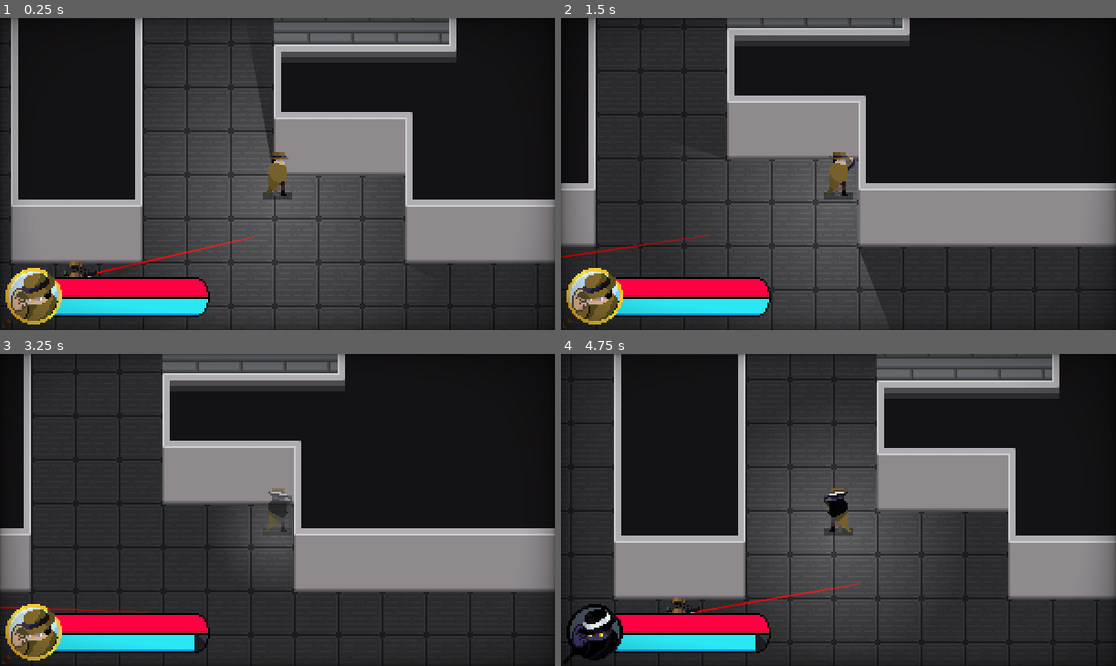
Above: before the commit, frames 1-4 (two rows, left to right).
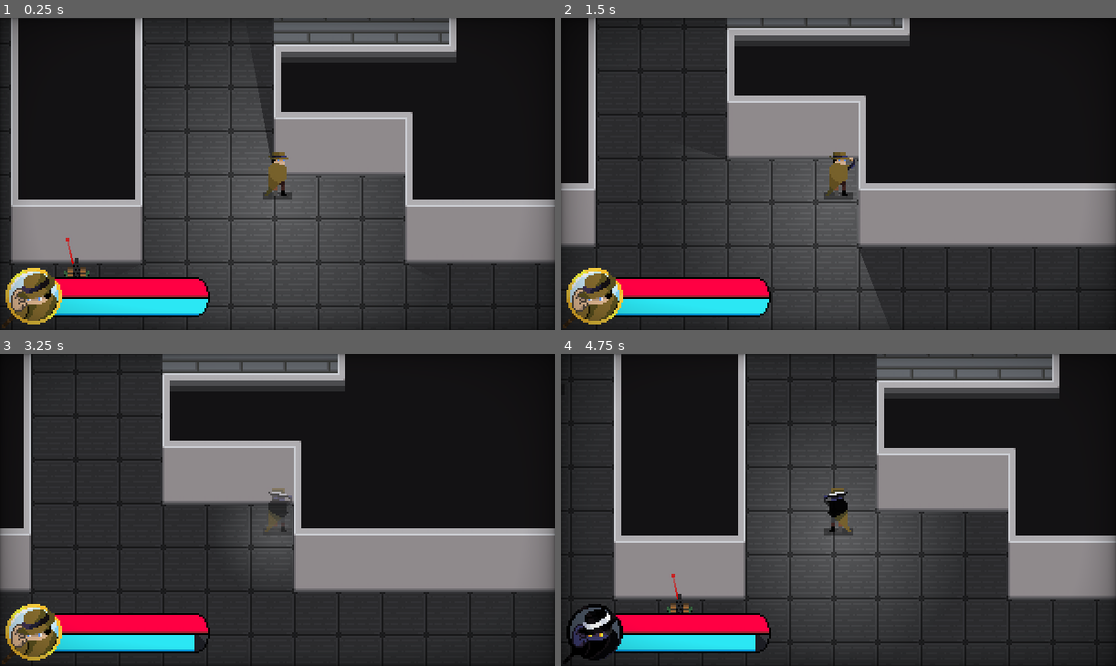
Above: after the commit, the same moments.

Repository: Cabidge/SGD1
Game: Godot game, scene res://assets/Main.tscn
Two runs of this game, one before a commit and one after it. Both use one fixed random seed, a clock stepped at 60 frames per second and the inputs below. The engine's default icon, where the game draws it, is replaced by a stand-in: a white triangle on a blue panel in a dark square.
Inputs (mouse positions are in pixels of both pictures, inside the frame that each line leads up to):
- Up to frame 1 (0.25 s): no input
- Up to frame 2 (1.5 s): tap Enter (ui_accept) at 0.5, 0.77 s; move the mouse to (960, 158) at 0.52 s; press the mouse at (960, 158) at 0.53 s; hold D (move_right) 0.53-1.28 s; move the mouse to (727, 189) at 1.27 s; release the mouse at (727, 189) at 1.28 s; hold S (move_down) from 1.28 s (still down); right-click (727, 189) at 1.35 s
- Up to frame 3 (3.25 s): tap Enter (ui_accept) at 1.52, 3.02 s; move the mouse to (333, 441) at 2.02 s; release S (move_down) at 2.03 s; press the mouse at (333, 441) at 2.03 s; hold D (move_right) 2.03-2.78 s; move the mouse to (249, 572) at 2.77 s; release the mouse at (249, 572) at 2.78 s; hold W (move_up) from 2.78 s (still down); right-click (249, 572) at 2.85 s
- Up to frame 4 (4.75 s): move the mouse to (1005, 556) at 3.52 s; release W (move_up) at 3.53 s; press the mouse at (1005, 556) at 3.53 s; hold A (move_left) from 3.53 s (still down); tap Enter (ui_accept) at 3.77, 4.52 s; move the mouse to (672, 463) at 4.27 s; release the mouse at (672, 463) at 4.28 s; right-click (672, 463) at 4.35 s

The runs differ from the first frame. In frame 1, 0.4% of the frame differs, in the area x 11-46%, y 69-84%; in frame 2, 0.2%; in frame 3, 0.1%; in frame 4, 0.4%, in the area x 19-54%, y 70-84%.

Commit message:
Added guards and fixed turret angles

Diff:
--- a/assets/Main.tscn
+++ b/assets/Main.tscn
@@ -319,10 +319,11 @@
 
 [node name="Turret2" parent="YSort" instance=ExtResource( 14 )]
 position = Vector2( 668, 64 )
+starting_angle = 180.0
 
 [node name="Turret3" parent="YSort" instance=ExtResource( 14 )]
 position = Vector2( 396, 322 )
-starting_angle = 180.0
+starting_angle = 90.0
 
 [node name="NavManager" parent="YSort" instance=ExtResource( 18 )]
 wall_path = NodePath("../Walls")
@@ -330,6 +331,12 @@
 
 [node name="Guard" parent="YSort/NavManager" instance=ExtResource( 19 )]
 position = Vector2( 305, 286 )
+
+[node name="Guard2" parent="YSort/NavManager" instance=ExtResource( 19 )]
+position = Vector2( 323, 197 )
+
+[node name="Guard3" parent="YSort/NavManager" instance=ExtResource( 19 )]
+position = Vector2( 245, 243 )
 
 [node name="CanvasLayer" type="CanvasLayer" parent="."]
 
